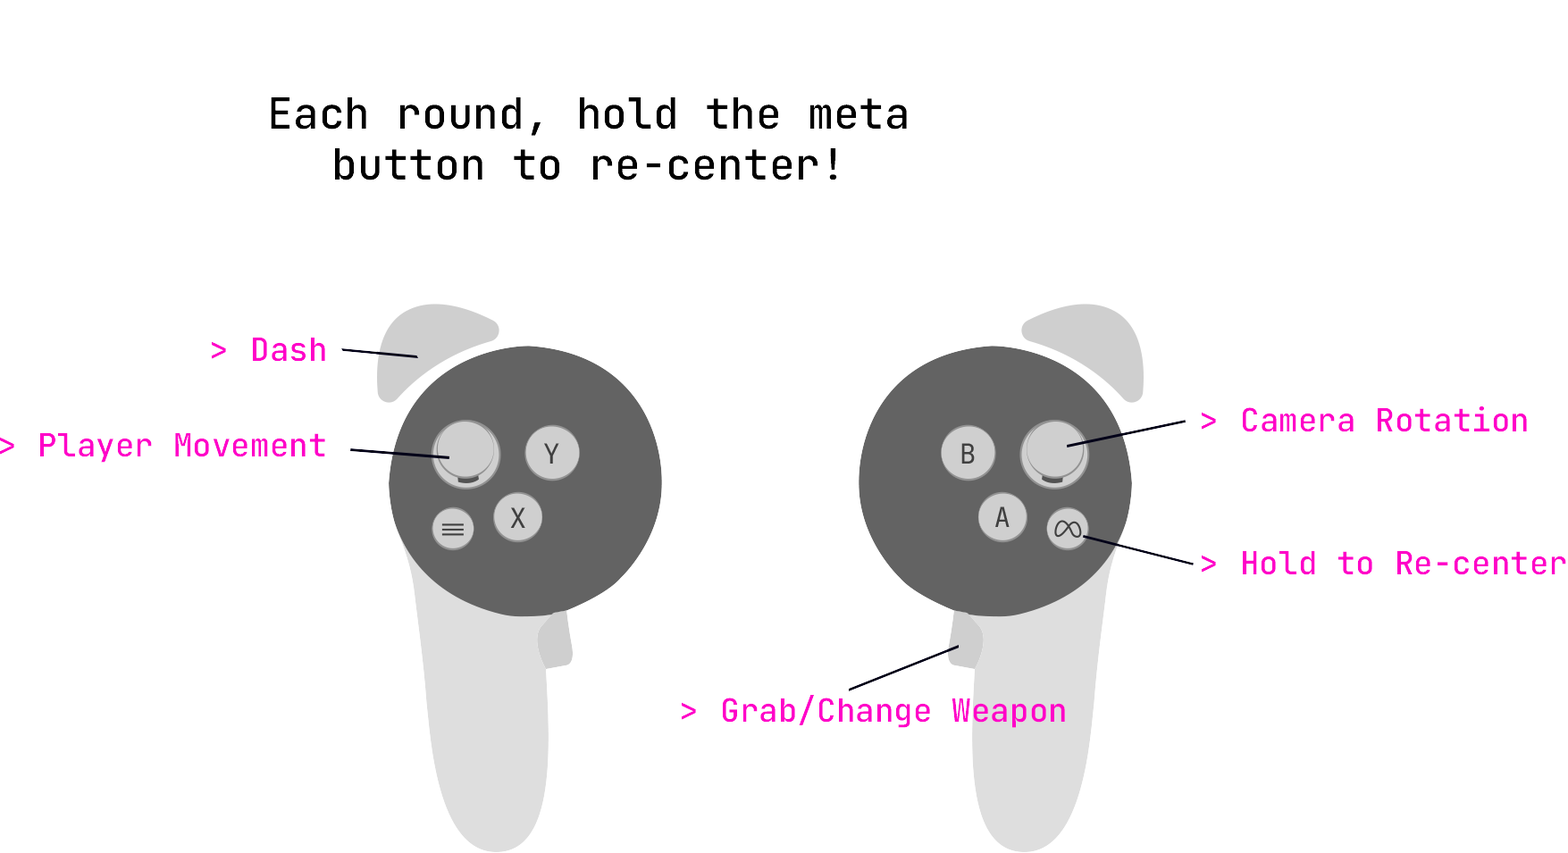
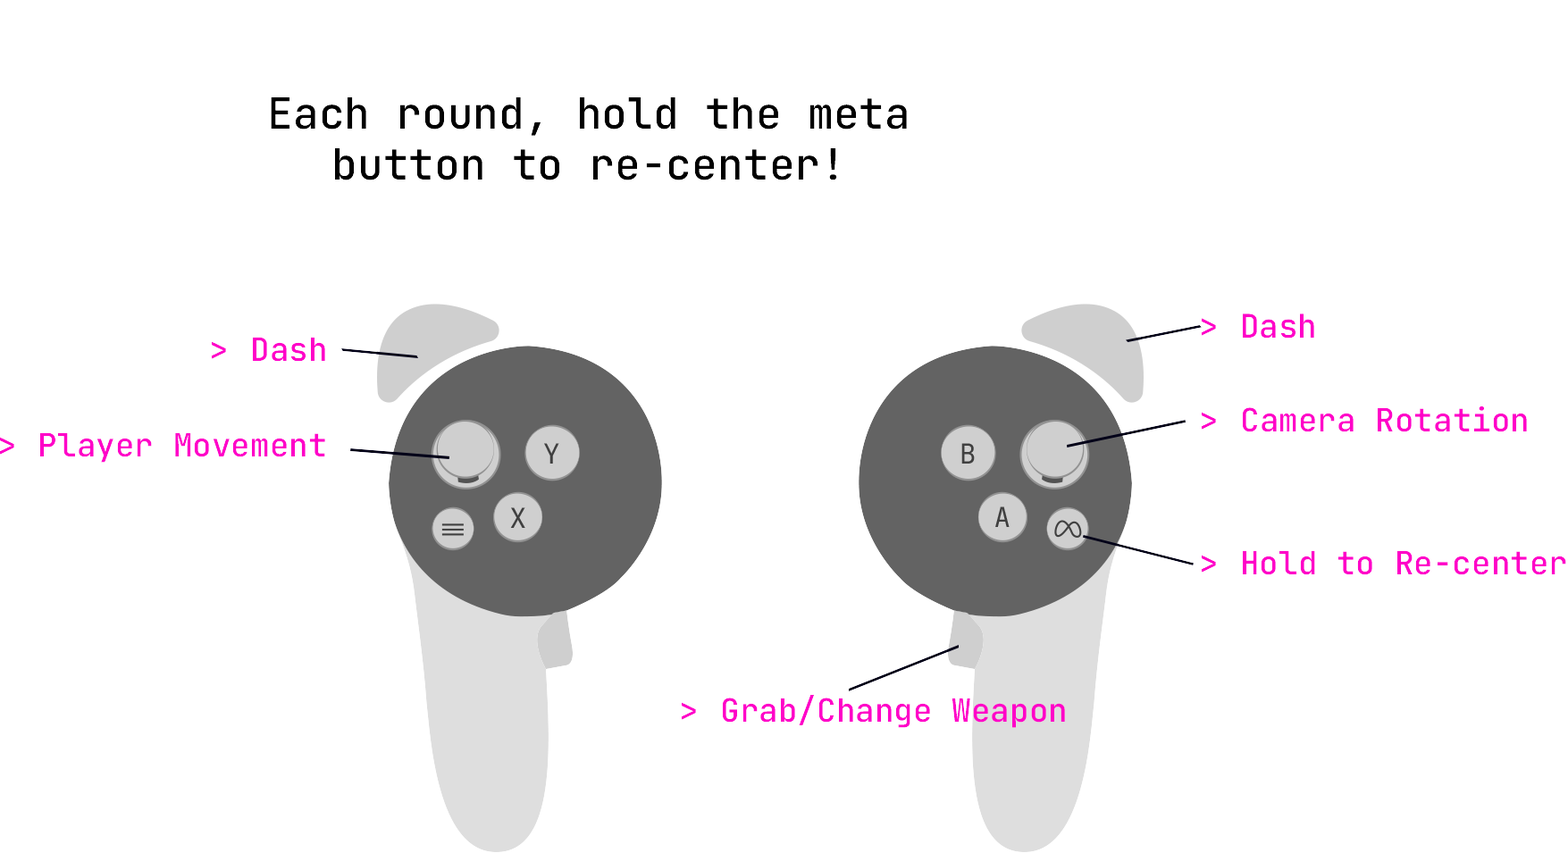
Two versions of the same layered image (1568 × 853). Layer-by-layer changes:
added layer "Dash" (1st of 2) above "Ligne 1" over [1201,313,1315,339]
added layer "Ligne 1" (1st of 6) above "Each round, hold the meta button to re-center!" over [1125,325,1202,343]